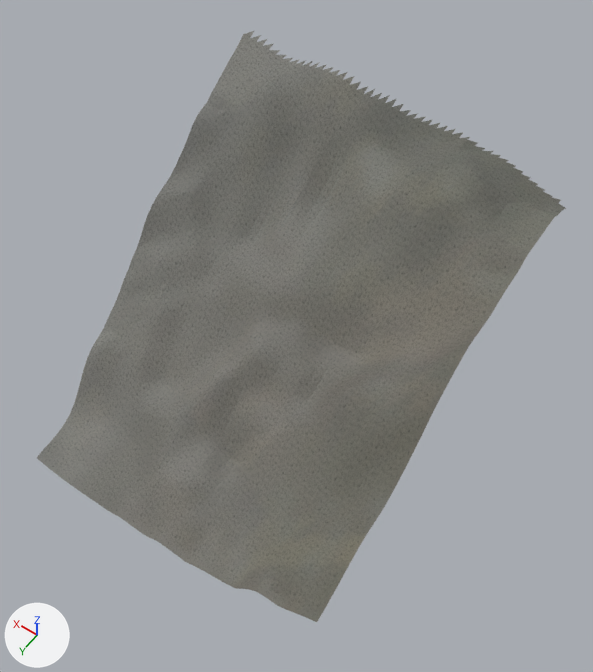
A saved change to the glTF model eloria-assets/maps/continent-v2/hornmere/client/chunks/07_05/world.glb.
The view is the same before and after, from a 50 mm camera at (-344.8, 523.8, 228.8) aimed at (-273.9, 424.6, 72.9). The axes (+X, +Y, +Z) are drawn at lower left. The lights are the same throughout. The picture after the commit comes second. Where no turn or scale is listed for an object, it has been applied to the vertices. Vertices at exactly the same position are counted once.

Objects in the first picture: 'AuthoredGround_hornmereBase_hornmere_07_05', 'Terrain_hornmere_07_05'.
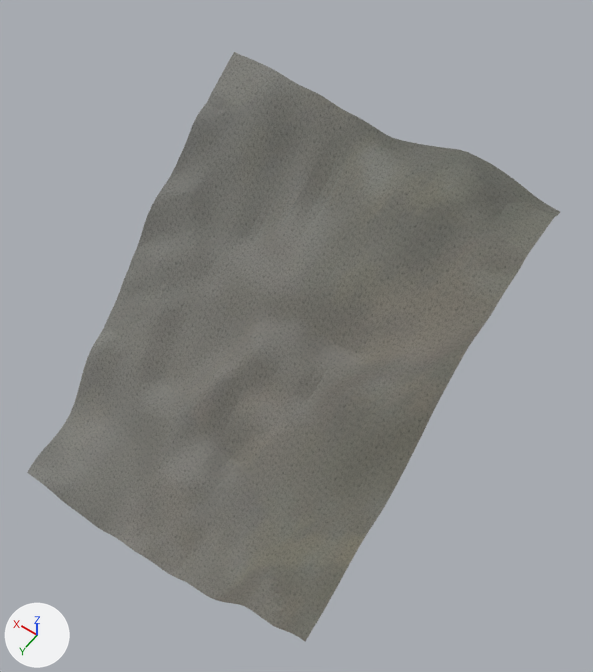
The change, as JSON lines over the scene's bpy script:
```json
{"block": "me_terrain_hornmere_07_05", "where": "# used by ob_terrain_hornmere_07_05; location = (-1576.0, 5816.0, 0.0)"}
{"op": "remove", "block": "me_terrain_hornmere_07_05", "code": "me_terrain_hornmere_07_05.from_pydata(...)  # 2254 vertices, 4320 faces; spans x 1261.0..1351.0, y -5437.0..-5341.0, z 34.7..112.3"}
{"op": "add", "block": "me_terrain_hornmere_07_05", "code": "me_terrain_hornmere_07_05.from_pydata(...)  # 2254 vertices, 4320 faces; spans x 1261.0..1351.0, y -5433.0..-5337.0, z 32.0..109.9"}
{"block": "me_terrain_hornmere_07_05", "change": "me_terrain_hornmere_07_05 part 1: 2254 of 2254 vertices moved; they spanned x 1261.0..1351.0, y -5437.0..-5341.0, z 34.7..112.3 and now span x 1261.0..1351.0, y -5433.0..-5337.0, z 32.0..109.9; mean shift (0.0, 4.0, -2.7)"}
{"block": "me_authoredground_hornmerebase_hornmere_07_05", "where": "# used by ob_authoredground_hornmerebase_hornmere_07_05; location = (-1576.0, 5816.0, 0.0)"}
{"op": "remove", "block": "me_authoredground_hornmerebase_hornmere_07_05", "code": "me_authoredground_hornmerebase_hornmere_07_05.from_pydata(...)  # 2297 vertices, 4272 faces; spans x 1261.0..1351.0, y -5439.0..-5341.0, z 34.7..113.0"}
{"op": "add", "block": "me_authoredground_hornmerebase_hornmere_07_05", "code": "me_authoredground_hornmerebase_hornmere_07_05.from_pydata(...)  # 2254 vertices, 4320 faces; spans x 1261.0..1351.0, y -5433.0..-5337.0, z 32.0..109.9"}
{"block": "me_authoredground_hornmerebase_hornmere_07_05", "change": "me_authoredground_hornmerebase_hornmere_07_05 part 2: 136 vertices removed from x 1261.0..1351.0, y -5439.0..-5435.0, z 101.9..113.0"}
{"block": "me_authoredground_hornmerebase_hornmere_07_05", "change": "me_authoredground_hornmerebase_hornmere_07_05 part 3: 93 vertices added at x 1261.0..1351.0, y -5341.0..-5337.0, z 32.0..61.8"}
```

Where the change shows, as pixel boxes [x1, y1, x2, y2] in the pictures (593 x 672 px; the box of a moved part takes in the faces that stretch with it):
```json
{"object": "AuthoredGround_hornmereBase_hornmere_07_05", "change": "reshaped", "before": [37, 31, 565, 618], "after": [27, 52, 560, 642]}
{"part": 1, "of": "me_terrain_hornmere_07_05", "change": "moved or reshaped", "before": [37, 205, 566, 622], "on screen": "not visible afterwards"}
{"part": 2, "of": "me_authoredground_hornmerebase_hornmere_07_05", "change": "deleted", "before": [234, 31, 565, 210]}
{"part": 3, "of": "me_authoredground_hornmerebase_hornmere_07_05", "change": "added", "after": [27, 458, 322, 642]}
```
